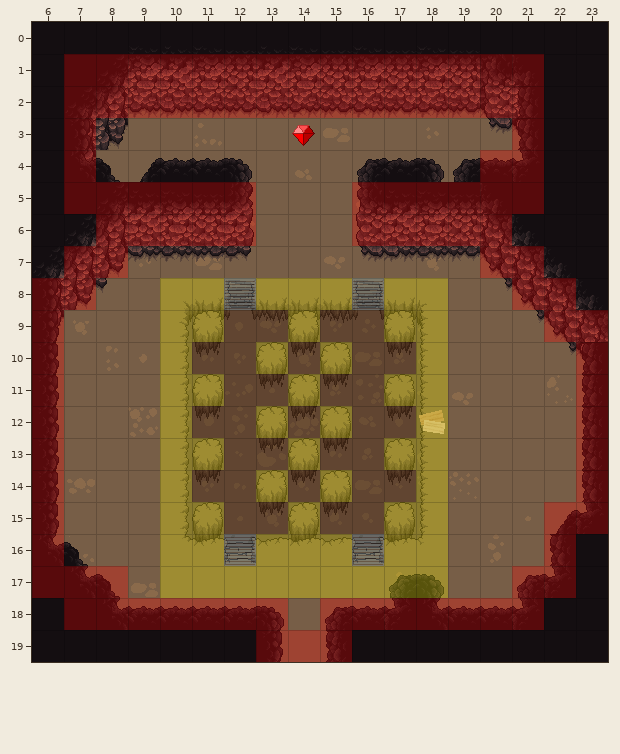
Tiled map, stored at resources/jcave.tmx. Above, as it was before the edit.
Cells are 32x32 px. Shown: x 6..23, y 0..19.
New version:
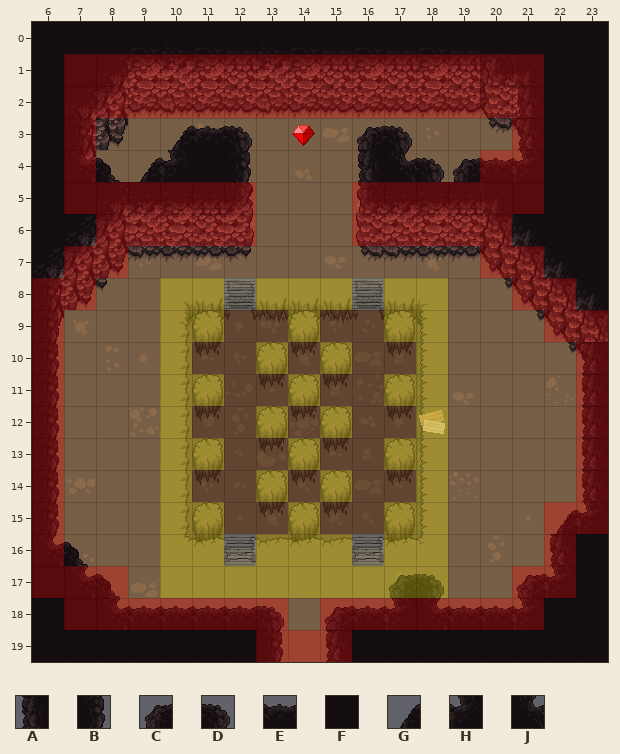
Key: from "CaveWalls": A 39, B 40, C 54, D 55, E 56, F 65, G 67, H 69, J 70.
_ is an empty cell.
Edits made:
Layer "walls":
The edit turns tile C into tile A in row 4 at x 16.
The edit turns tile D into tile B in row 4 at x 12.
There is now tile C in row 3 at x 16.
There is now tile D in row 3 at x 12 and 17.
There is now tile E in row 3 at x 11.
The edit turns tile E into tile F in row 4 at x 11.
There is now tile G in row 3 at x 10.
The edit turns tile E into tile H in row 4 at x 10.
The edit turns tile E into tile J in row 4 at x 17.
